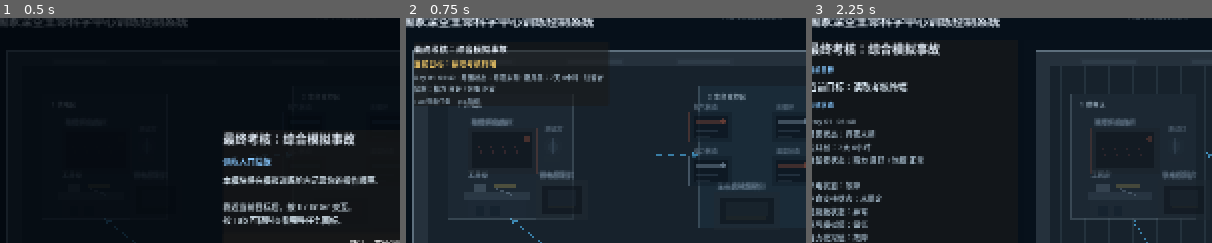
Above: before the commit, frames 1-3 (left to right).
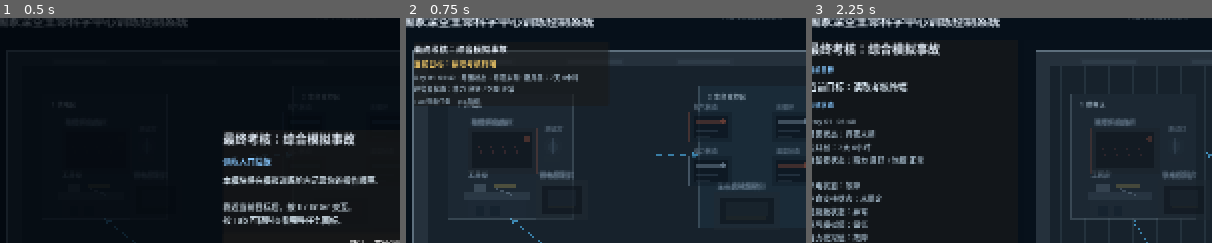
Above: after the commit, the same moments.

Repository: chinnseii/guanghan-outpost
Game: Godot game, scene res://scenes/training/FinalAssessmentScene.tscn
The game is run twice, just before and just after one commit, with the same random seed, the same clock (stepped at 60 frames per second) and the same inputs. This scene is started directly instead of the project's main scene.
Inputs (mouse positions are % of the whole screen's width and height, from its top left):
- Up to frame 1 (0.5 s): no input
- Up to frame 2 (0.75 s): click "确认，开始训练" at 0.5 s
- Up to frame 3 (2.25 s): tap Enter at 1.25 s; move the mouse to (72, 45) at 1.27 s; hold Right (ui_right) 1.28-2.03 s; hold E (interact) 1.28-2.03 s; click (72, 45) at 1.42 s; move the mouse to (30, 55) at 2.02 s; hold Down (ui_down) from 2.03 s (still down); tap Tab (mission_panel) at 2.1 s
The pictures show only the part of the screen within x 3-53%, y 4-54%; the shares and areas given below are measured in that part.

Frame 1 is identical in both runs. In frame 2, 0.6% of the frame differs, in the area x 2-50%, y 24-33%; in frame 3, nothing differs.

Commit message:
Refine training health HUD layout

Diff:
--- a/scripts/training/training_module_scene.gd
+++ b/scripts/training/training_module_scene.gd
@@ -1648,6 +1648,16 @@
 		lines.append(health_text)
 	return "\n".join(lines)
 
+func _minimal_resident_status_text() -> String:
+	var lines: Array[String] = []
+	var time_text := _time_hud_text()
+	var health_text := _health_hud_text()
+	if not time_text.is_empty():
+		lines.append(time_text.replace("\n", " · "))
+	if not health_text.is_empty():
+		lines.append(health_text)
+	return "\n".join(lines)
+
 func _interaction_pose_for_step(step: Dictionary) -> String:
 	var objective := String(step.get("objective", ""))
 	if objective.contains("维修") or objective.contains("恢复") or objective.contains("重启") or objective.contains("启动"):
@@ -2096,7 +2106,7 @@
 	if minimal_objective_label != null:
 		minimal_objective_label.text = "当前目标：%s" % objective
 	if minimal_time_label != null:
-		minimal_time_label.text = _resident_status_hud_text().replace("\n", " · ")
+		minimal_time_label.text = _minimal_resident_status_text()
 	if module_id == "airlock_procedure":
 		hud_label.text = _airlock_hud_text()
 	elif module_id == "power_repair":
Not shown, changed: docs/handoff/CURRENT.md
